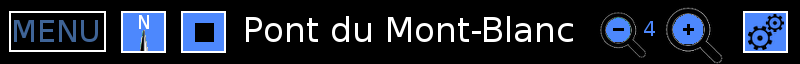
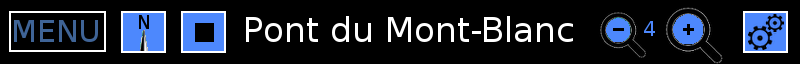
Layered file, before and after one edit (800x64). Changes by layer:
painted on "N" over bbox(139, 15, 149, 29)
